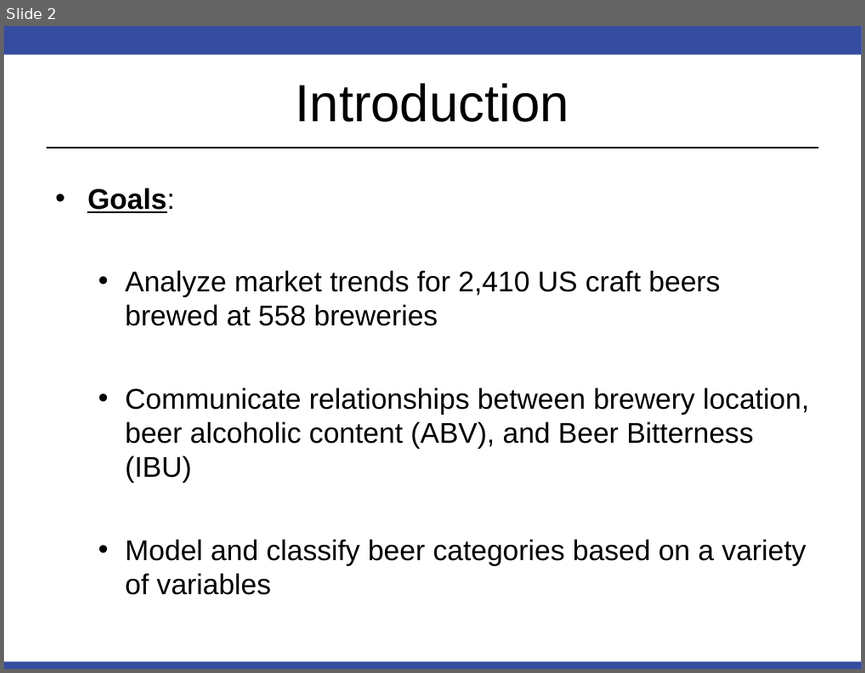
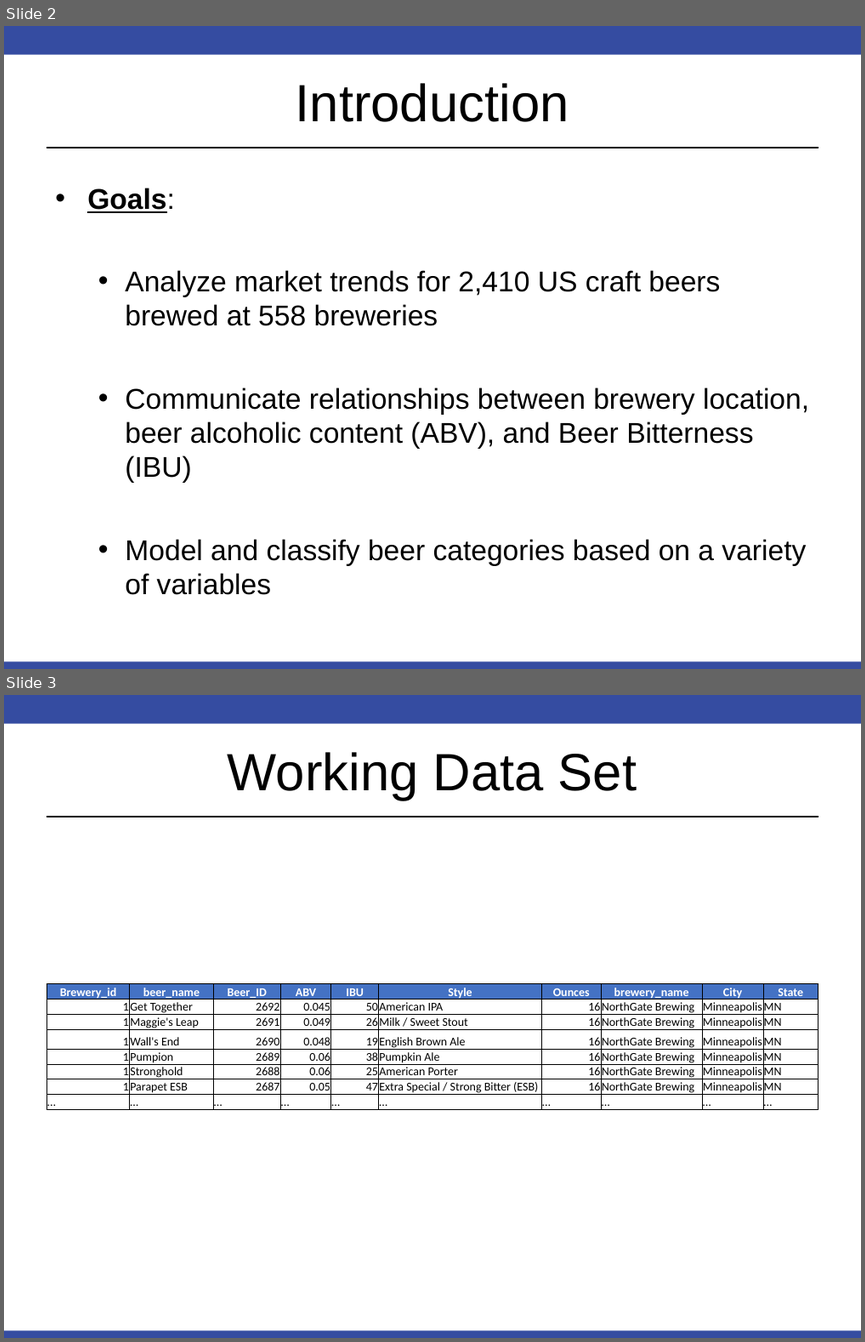
Before and after one commit to olmosjorge28/MDS_6306_CASE_STUDY_1, a slide deck: Project_1_Presentation.pptx. Shown one above the other, each under a label of ours: slide 2 before the commit, slides 2 and 3 after it. The pictures are 865x673 and 865x1342 pixels, drawn with LibreOffice and Linux fonts; fonts in the diff are those of the drawing. Boxes give left, top, right and bottom in pixels: in the first picture for what was removed or moved away, otherwise in the second. Text is boxed around its words. In the diff, an @@ line names an element or a change of style, - is before the commit and + after.

```diff
--- a/Project_1_Presentation.pptx
+++ b/Project_1_Presentation.pptx
@@ slide 3 added at (4,695,861,1338), background #FFFFFF; not listed: 3 template elements that a slide beside it also shows @@
@@ title added at (228,752,636,800), 44 pt, text #000000 @@
+Working Data Set
@@ table added at (46,984,817,1108), 8 rows, 10 columns @@
+Brewery_id | beer_name | Beer_ID | ABV | IBU | Style | Ounces | brewery_name | City | State
+1 | Get Together | 2692 | 0.045 | 50 | American IPA | 16 | NorthGate Brewing | Minneapolis | MN
+1 | Maggie's Leap | 2691 | 0.049 | 26 | Milk / Sweet Stout | 16 | NorthGate Brewing | Minneapolis | MN
+1 | Wall's End | 2690 | 0.048 | 19 | English Brown Ale | 16 | NorthGate Brewing | Minneapolis | MN
+1 | Pumpion | 2689 | 0.06 | 38 | Pumpkin Ale | 16 | NorthGate Brewing | Minneapolis | MN
+1 | Stronghold | 2688 | 0.06 | 25 | American Porter | 16 | NorthGate Brewing | Minneapolis | MN
+1 | Parapet ESB | 2687 | 0.05 | 47 | Extra Special / Strong Bitter (ESB) | 16 | NorthGate Brewing | Minneapolis | MN
+… | … | … | … | … | … | … | … | … | …
```
Also in this commit, not shown: 3 other slides added, 3 slides removed.
